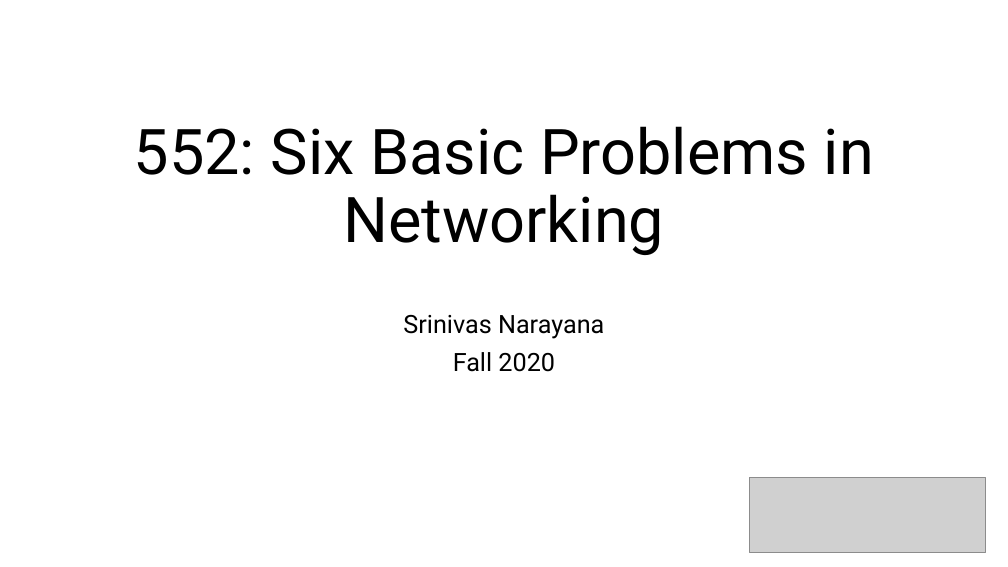
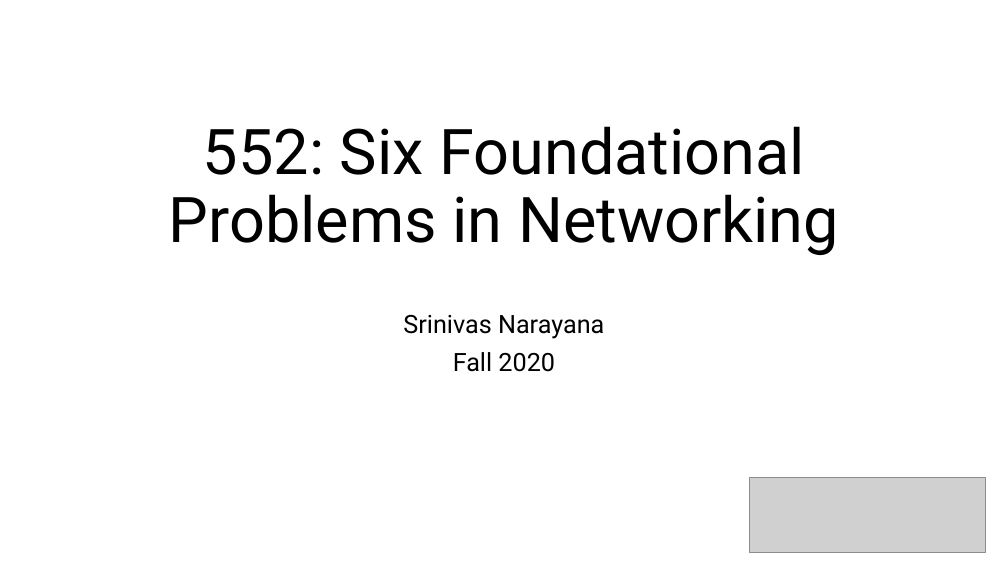
Before and after one commit to ngsrinivas/coursegen, a slide deck: slide 1 of ex/552-F20/staging/552-F20/lectures/03-problems.pptx. Drawn at 1008x567 pixels with LibreOffice and Linux fonts; fonts in the diff are those of the drawing; grey boxes stand for pictures. Boxes give left, top, right and bottom in pixels: in the first picture for what was removed or moved away, otherwise in the second. Text is boxed around its words. In the diff, an @@ line names an element or a change of style, - is before the commit and + after.

```diff
--- a/ex/552-F20/staging/552-F20/lectures/03-problems.pptx
+++ b/ex/552-F20/staging/552-F20/lectures/03-problems.pptx
@@ title at <box>169,126,839,255</box>: text changed @@
-552: Six Basic Problems in Networking
+552: Six Foundational Problems in Networking
```
Also in this commit, not shown: 2 other slides changed, 1 other file.
